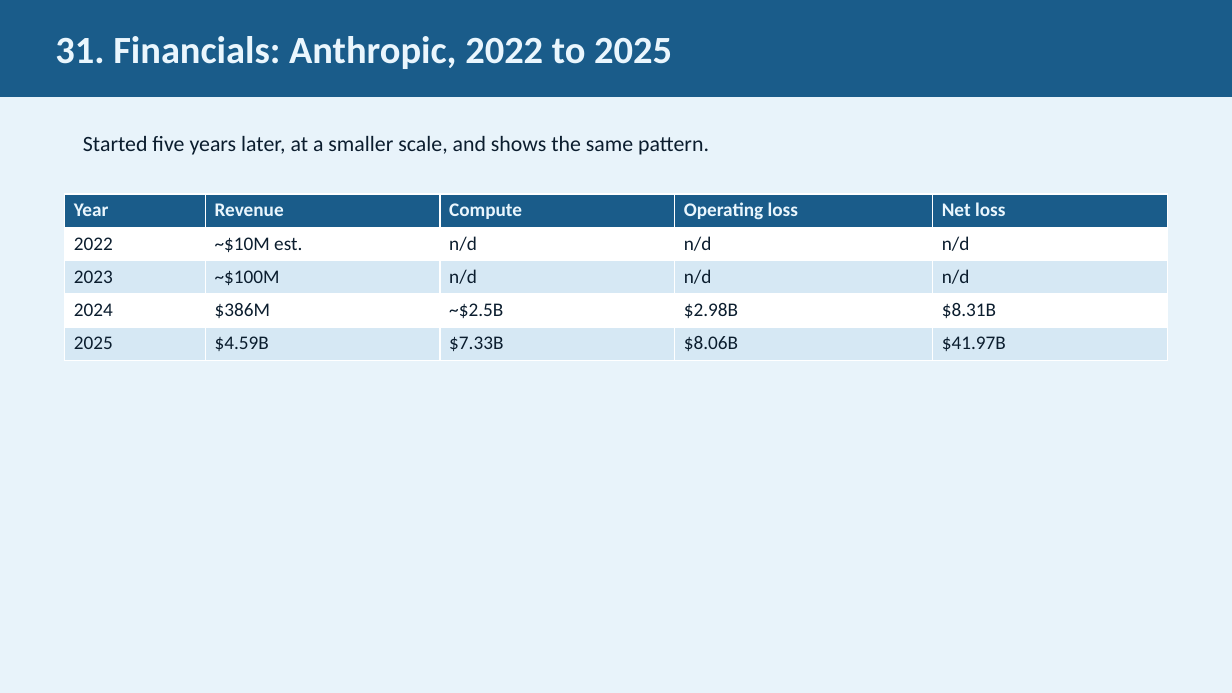
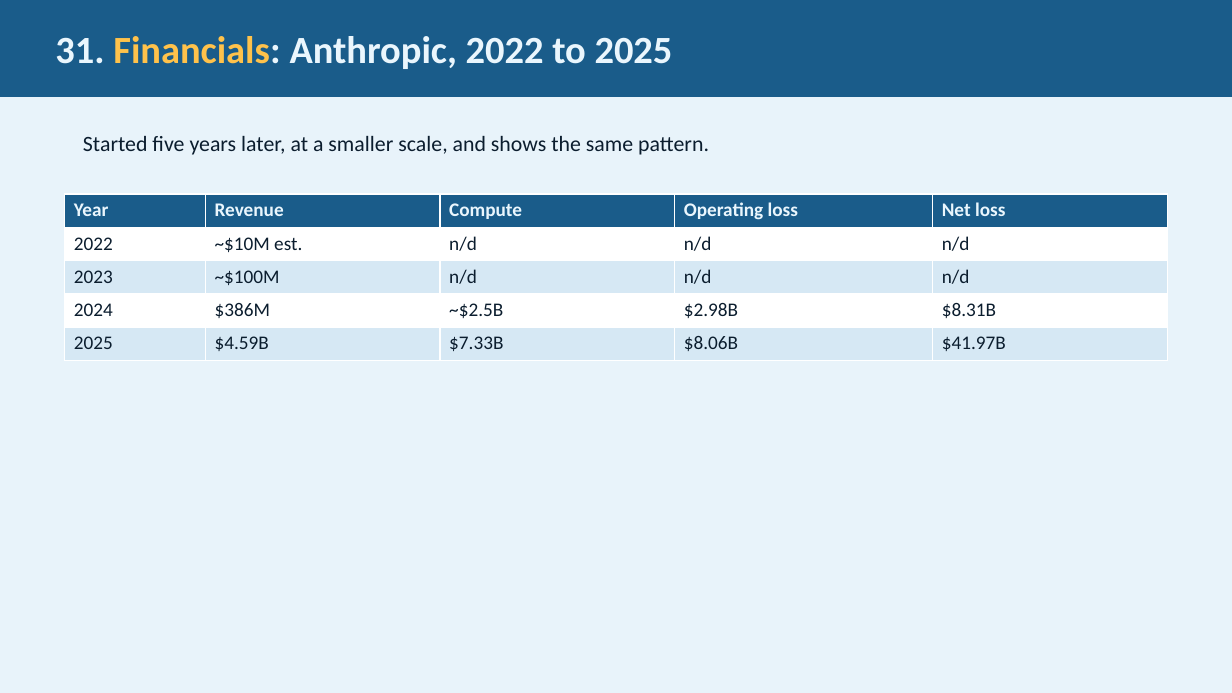
Before and after one commit to JimFawcett/NewSite, a slide deck: slide 31 of AI Presentation 2026/AI_Presentation.pptx. Drawn at 1232x693 pixels with LibreOffice and Linux fonts; fonts in the diff are those of the drawing. Boxes give left, top, right and bottom in pixels: in the first picture for what was removed or moved away, otherwise in the second. Text is boxed around its words. In the diff, an @@ line names an element or a change of style, - is before the commit and + after.

```diff
--- a/AI Presentation 2026/AI_Presentation.pptx
+++ b/AI Presentation 2026/AI_Presentation.pptx
@@ rectangle "31. Financials: Anthropic, 2022 to ..." at [0, 0, 1232, 97]: text colour #EAF6FD to #FFC24B in "Financials:" @@
```
Also in this commit, not shown: 14 other slides changed, 1 other file.
